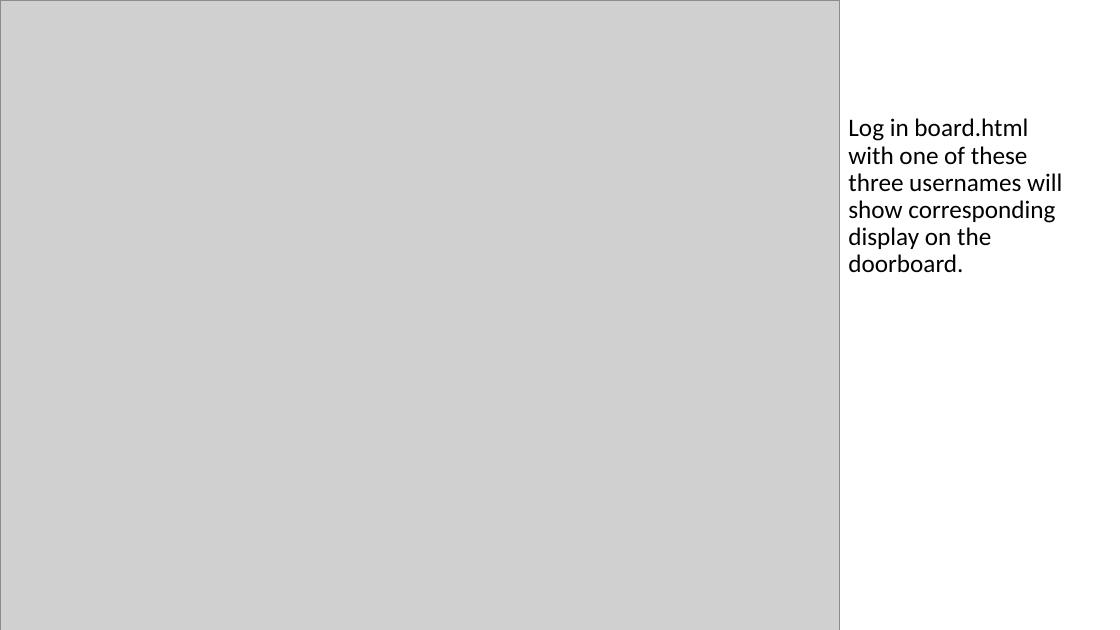
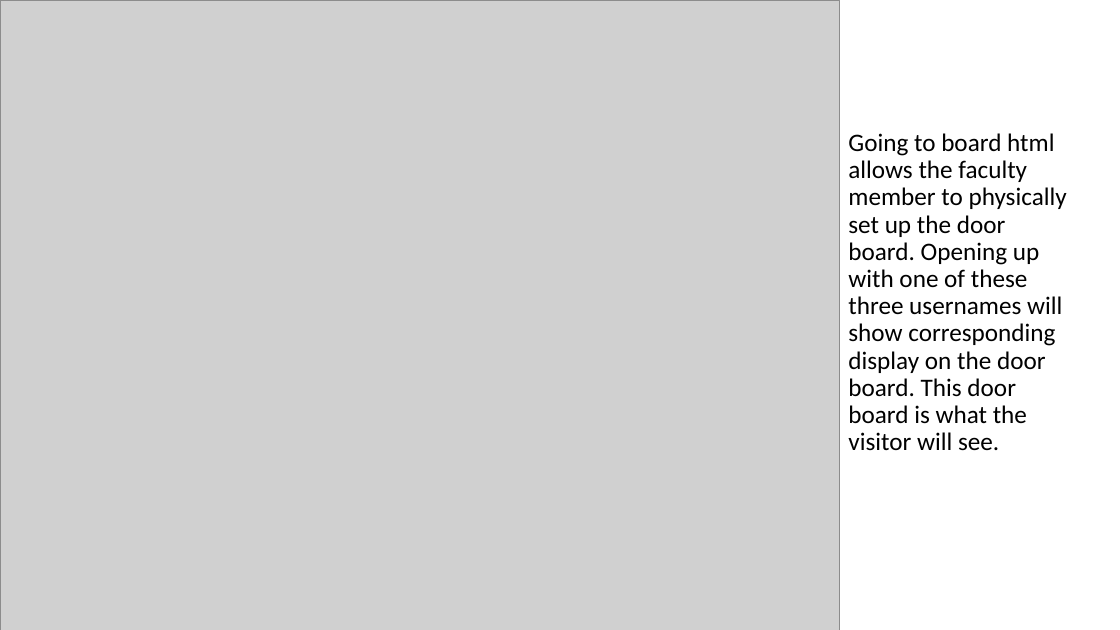
Before and after one commit to rukinosoushi/DoorBoardPrototype, a slide deck: slide 21 of user guide .pptx (slide 15 before the commit). Drawn at 1120x630 pixels with LibreOffice and Linux fonts; fonts in the diff are those of the drawing; grey boxes stand for pictures. Boxes give left, top, right and bottom in pixels: in the first picture for what was removed or moved away, otherwise in the second. Text is boxed around its words. In the diff, an @@ line names an element or a change of style, - is before the commit and + after.

```diff
--- a/user guide .pptx
+++ b/user guide .pptx
@@ title at <box>848,133,1067,451</box>: text changed @@
-Log in board.html with one of these three usernames will show corresponding display on the doorboard.
+Going to board html allows the faculty member to physically set up the door board. Opening up with one of these three usernames will show corresponding display on the door board. This door board is what the visitor will see.
```
Also in this commit, not shown: 6 other slides changed, 11 slides added, 2 slides removed.
